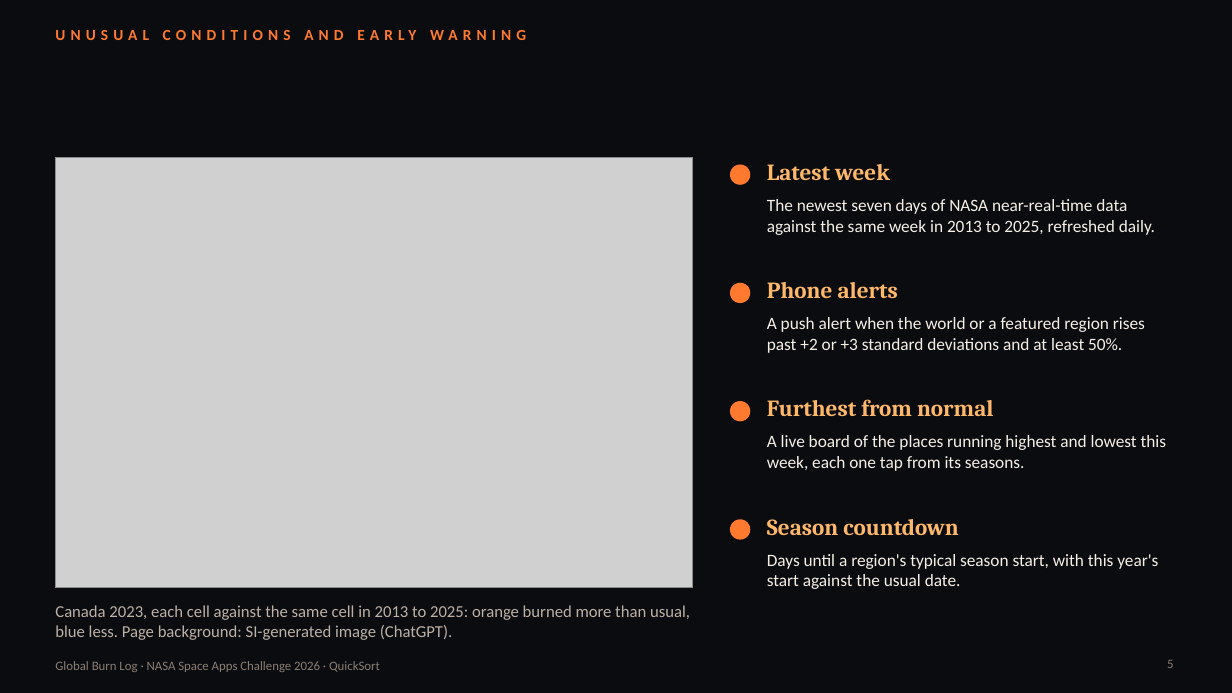
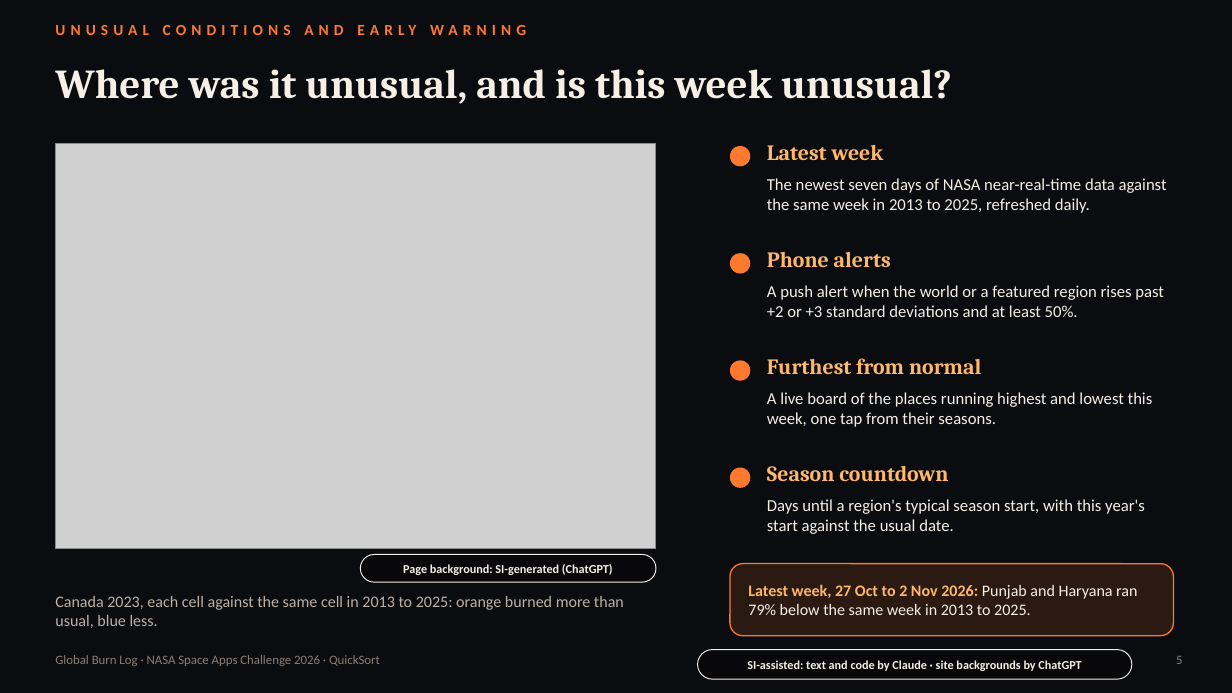
Before and after one commit to suvanwit25100-rgb/NASA-Space-Apps, a slide deck: slide 5 of docs/Global_Burn_Log_Demo_Slides.pptx. Drawn at 1232x693 pixels with LibreOffice and Linux fonts; fonts in the diff are those of the drawing; grey boxes stand for pictures. Boxes give left, top, right and bottom in pixels: in the first picture for what was removed or moved away, otherwise in the second. Text is boxed around its words. In the diff, an @@ line names an element or a change of style, - is before the commit and + after.

```diff
--- a/docs/Global_Burn_Log_Demo_Slides.pptx
+++ b/docs/Global_Burn_Log_Demo_Slides.pptx
@@ text "UNUSUAL CONDITIONS AND EARLY WARNING" at (55, 20, 887, 48): vertical alignment middle to top @@
@@ text added at (55, 69, 952, 104), 32 pt, text #F5EFE6, bold @@
+Where was it unusual, and is this week unusual?
@@ picture: place and size @@
-picture at (55, 157, 693, 588)
+picture at (55, 143, 656, 549)
@@ ellipse: place and size @@
-ellipse at (730, 401, 750, 421)
+ellipse at (730, 146, 750, 166)
@@ text "Latest week": place and size @@
-text "Latest week" at (767, 164, 890, 180)
+text "Latest week" at (767, 145, 884, 160)
@@ text "The newest seven days of ...": place and size @@
-text "The newest seven days of ..." at (767, 199, 1155, 235)
+text "The newest seven days of ..." at (767, 178, 1167, 213)
@@ ellipse: place and size @@
-ellipse at (730, 519, 750, 540)
+ellipse at (730, 253, 750, 274)
@@ text "Phone alerts": place and size @@
-text "Phone alerts" at (767, 282, 898, 298)
+text "Phone alerts" at (767, 252, 891, 267)
@@ text "A push alert when the ...": place and size @@
-text "A push alert when the ..." at (767, 317, 1145, 353)
+text "A push alert when the ..." at (767, 285, 1164, 317)
@@ text "Furthest from normal": place and size @@
-text "Furthest from normal" at (767, 399, 994, 416)
+text "Furthest from normal" at (767, 358, 981, 374)
@@ ellipse: place and size @@
-ellipse at (730, 283, 750, 303)
+ellipse at (730, 360, 750, 381)
@@ text at (767, 392, 1153, 427): text changed; size 13.5 to 13 pt @@
-A live board of the places running highest and lowest this week, each one tap from its seasons.
+A live board of the places running highest and lowest this week, one tap from their seasons.
@@ ellipse: place and size @@
-ellipse at (730, 165, 750, 185)
+ellipse at (730, 468, 750, 488)
@@ size 18 to 17 pt in 4 elements at (767, 145, 884, 160), (767, 252, 891, 267), (767, 358, 981, 374), (767, 466, 948, 481) @@
@@ text "Season countdown": place and size @@
-text "Season countdown" at (767, 519, 958, 535)
+text "Season countdown" at (767, 466, 948, 481)
@@ size 13.5 to 13 pt in 3 elements at (767, 178, 1167, 213), (767, 285, 1164, 317), (767, 499, 1145, 534) @@
@@ text "Days until a region's typical ...": place and size @@
-text "Days until a region's typical ..." at (767, 554, 1158, 589)
+text "Days until a region's typical ..." at (767, 499, 1145, 534)
@@ rounded rectangle added at (360, 555, 656, 582), fill #08080A at 88% opacity, outline #F5EFE6 0.75 pt @@
@@ text added at (403, 564, 613, 575), 9.5 pt, text #F5EFE6, bold @@
+Page background: SI-generated (ChatGPT)
@@ rounded rectangle added at (730, 564, 1174, 636), fill #2A1A12, outline #FF7A2F 1 pt @@
@@ text at (55, 596, 624, 628): text changed; size 13 to 12.5 pt @@
-Canada 2023, each cell against the same cell in 2013 to 2025: orange burned more than usual, blue less. Page background: SI-generated image (ChatGPT).
+Canada 2023, each cell against the same cell in 2013 to 2025: orange burned more than usual, blue less.
@@ text added at (748, 584, 1137, 615), 12.5 pt, text #F5EFE6 @@
+Latest week, 27 Oct to 2 Nov 2026: Punjab and Haryana ran 79% below the same week in 2013 to 2025.
@@ text added at (55, 655, 380, 666), 10 pt, text #8A7D73 @@
+Global Burn Log · NASA Space Apps Challenge 2026 · QuickSort
@@ rounded rectangle added at (698, 650, 1132, 679), fill #08080A at 85% opacity, outline #F5EFE6 0.75 pt @@
@@ text "5": place and size @@
-text "5" at (1167, 660, 1173, 668)
+text "5" at (1176, 656, 1182, 664)
@@ text removed at (55, 661, 380, 672) @@
-Global Burn Log · NASA Space Apps Challenge 2026 · QuickSort
@@ text added at (747, 660, 1081, 671), 9.5 pt, text #F5EFE6, bold @@
+SI-assisted: text and code by Claude · site backgrounds by ChatGPT
```
Also in this commit, not shown: 6 other slides changed, 2 other files.
